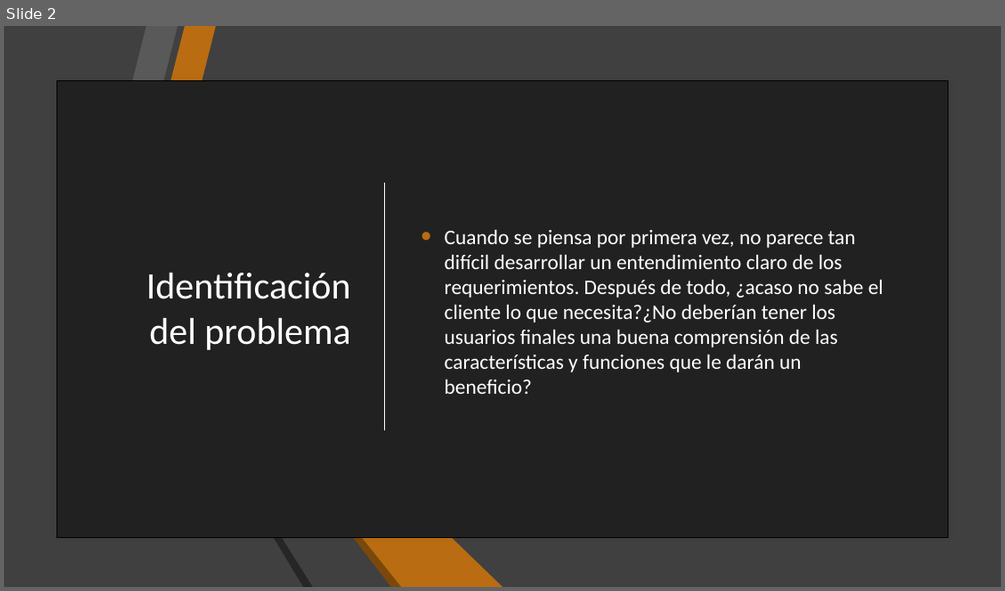
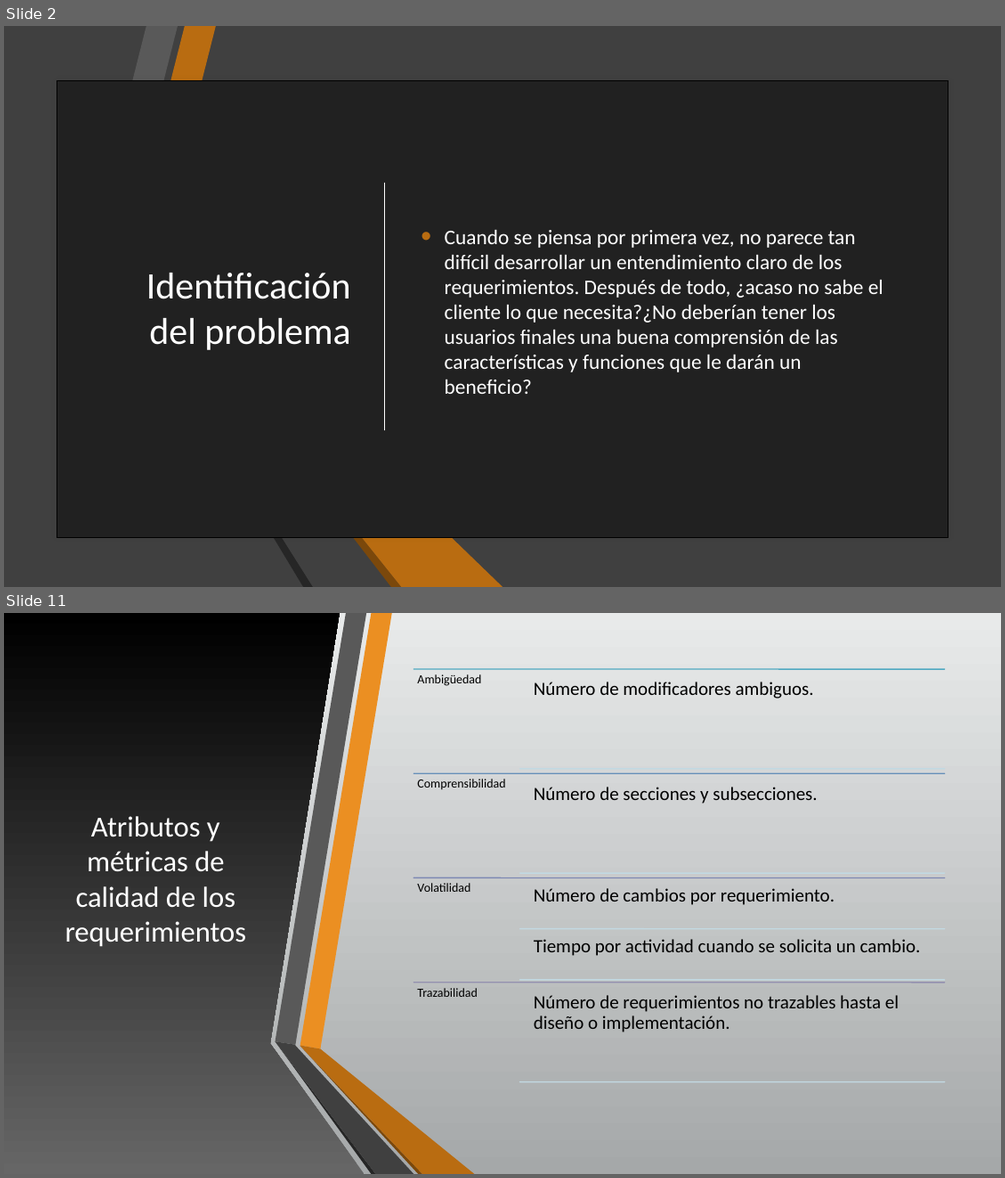
Before and after one commit to AryShared/SystemAnalysis, a slide deck: 2-1 Analisis de los requerimientos del sistema.pptx. Shown one above the other, each under a label of ours: slide 2 before the commit, slides 2 and 11 after it; the slides between them are not shown. The pictures are 1005x591 and 1005x1178 pixels, drawn with LibreOffice and Linux fonts; fonts in the diff are those of the drawing. Boxes give left, top, right and bottom in pixels: in the first picture for what was removed or moved away, otherwise in the second. Text is boxed around its words. In the diff, an @@ line names an element or a change of style, - is before the commit and + after.

```diff
--- a/2-1 Analisis de los requerimientos del sistema.pptx
+++ b/2-1 Analisis de los requerimientos del sistema.pptx
@@ slide 11 added at <box>4,613,1001,1174</box>, background gradient #E9EAEB to #A5A8A9; not listed: 3 template elements that a slide beside it also shows @@
@@ rectangle added at <box>4,613,1001,1174</box>, fill gradient #E9EAEB to #A5A8A9 @@
@@ freeform shape added at <box>4,613,364,1174</box>, fill gradient #676767 to #000000 @@
@@ freeform shape added at <box>16,613,107,1045</box>, fill #595959 @@
@@ title added at <box>65,816,247,947</box>, 28 pt, text #FFFFFF @@
+Atributos y métricas de calidad de los requerimientos
@@ freeform shape added at <box>16,1041,116,1174</box>, fill #262626 @@
@@ freeform shape added at <box>16,1041,154,1174</box>, fill #404040 @@
@@ group added at <box>275,613,474,1174</box>: 6 freeform shapes @@
@@ group added at <box>413,669,945,1082</box>: 9 lines, 9 texts @@
+Ambigüedad
+Número de modificadores ambiguos.
+Comprensibilidad
+Número de secciones y subsecciones.
+Volatilidad
+Número de cambios por requerimiento.
+Tiempo por actividad cuando se solicita un cambio.
+Trazabilidad
+Número de requerimientos no trazables hasta el diseño o implementación.
```
Also in this commit, not shown: 4 slides changed, 8 other slides added, 1 slide removed, 6 other files.
